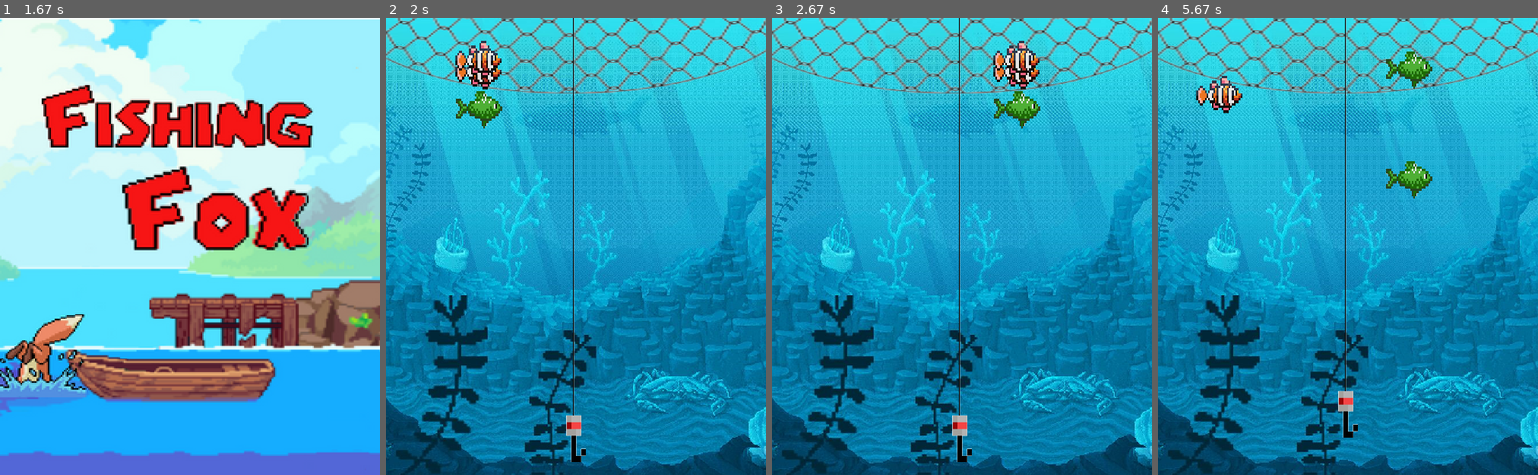
Above: before the commit, frames 1-4 (left to right).
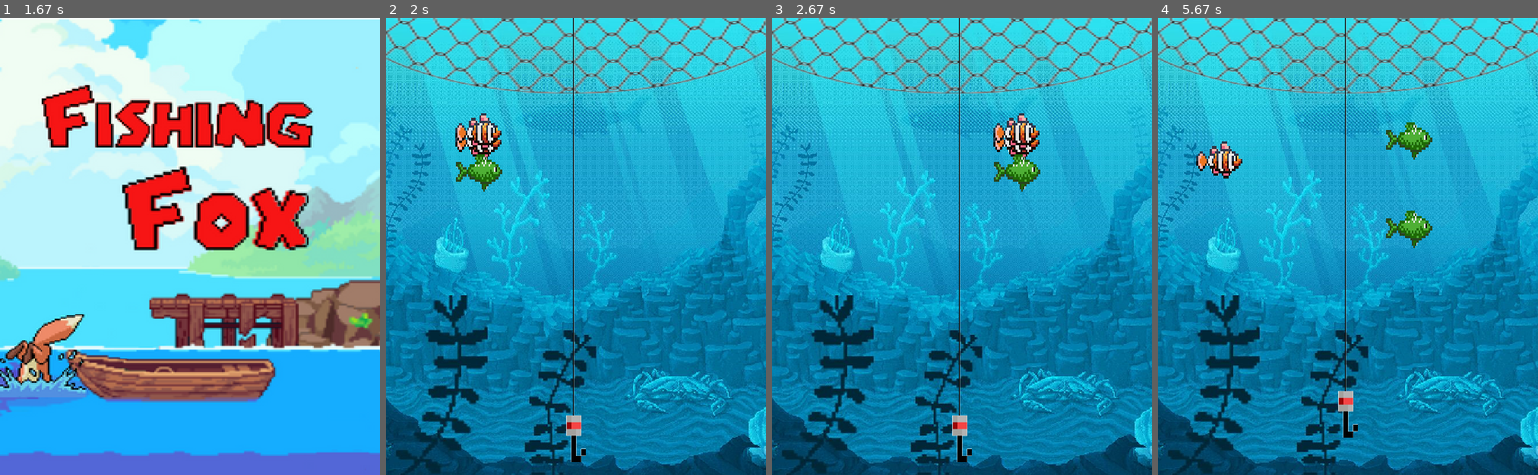
Above: after the commit, the same moments.

Repository: MaluSevilha/PyGame_final
Game: pygame game, started from jogo_principal.py
Two runs of this game, one before a commit and one after it. Both use one fixed random seed, a clock stepped at 60 frames per second and the inputs below.
Inputs:
- Up to frame 1 (1.67 s): hold Up 0.33-0.8 s; hold Down from 1.57 s (still down)
- Up to frame 2 (2 s): release Down at 1.93 s; hold Up from 1.97 s (still down)
- Up to frame 3 (2.67 s): release Up at 2.27 s; hold Down 2.3-2.6 s; hold Up from 2.63 s (still down)
- Up to frame 4 (5.67 s): release Up at 3 s; hold Down 3.03-3.4 s; hold Up 3.43-3.73 s; hold Down 3.77-4.07 s; hold Up 4.1-4.47 s; hold Down 4.5-4.87 s; hold Up 4.9-5.2 s; hold Down 5.23-5.53 s; hold Up from 5.57 s (still down)

Frame 1 is identical in both runs. In frame 2, 2.6% of the frame differs, in the area x 18-31%, y 5-38%; in frame 3, 2.6%; in frame 4, 3.2%, in the area x 10-73%, y 7-51%.

Commit message:
peixe surge abaixo da rede

Diff:
--- a/sprites.py
+++ b/sprites.py
@@ -15,7 +15,7 @@
         # Cria o retângulo de referência
         self.rect = self.image.get_rect()
         self.rect.x = 0
-        self.rect.y = random.randint(0, HEIGHT - PEIXES_HEIGHT)
+        self.rect.y = random.randint(96, HEIGHT - PEIXES_HEIGHT)
 
         # Cria variáveis do peixe e grupos
         self.speedx = random.randint(2,5)
@@ -31,7 +31,7 @@
             self.mask = pygame.mask.from_surface(self.image)
             self.rect = self.image.get_rect()
             self.rect.x = 0
-            self.rect.y = random.randint(0, HEIGHT - PEIXES_HEIGHT)
+            self.rect.y = random.randint(96, HEIGHT - PEIXES_HEIGHT)
             self.speedx = random.randint(2,5)
 
 class Vara(pygame.sprite.Sprite):
